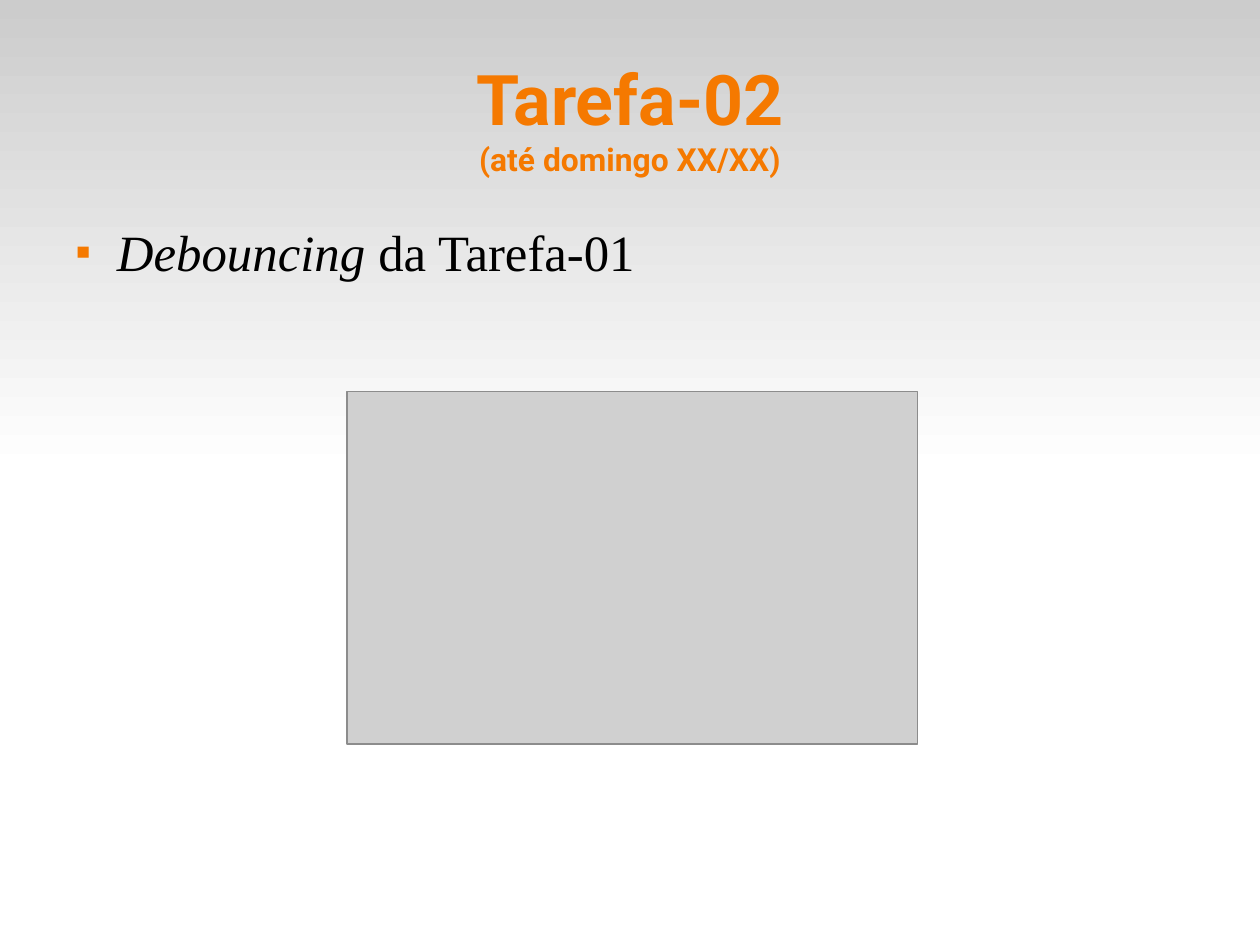
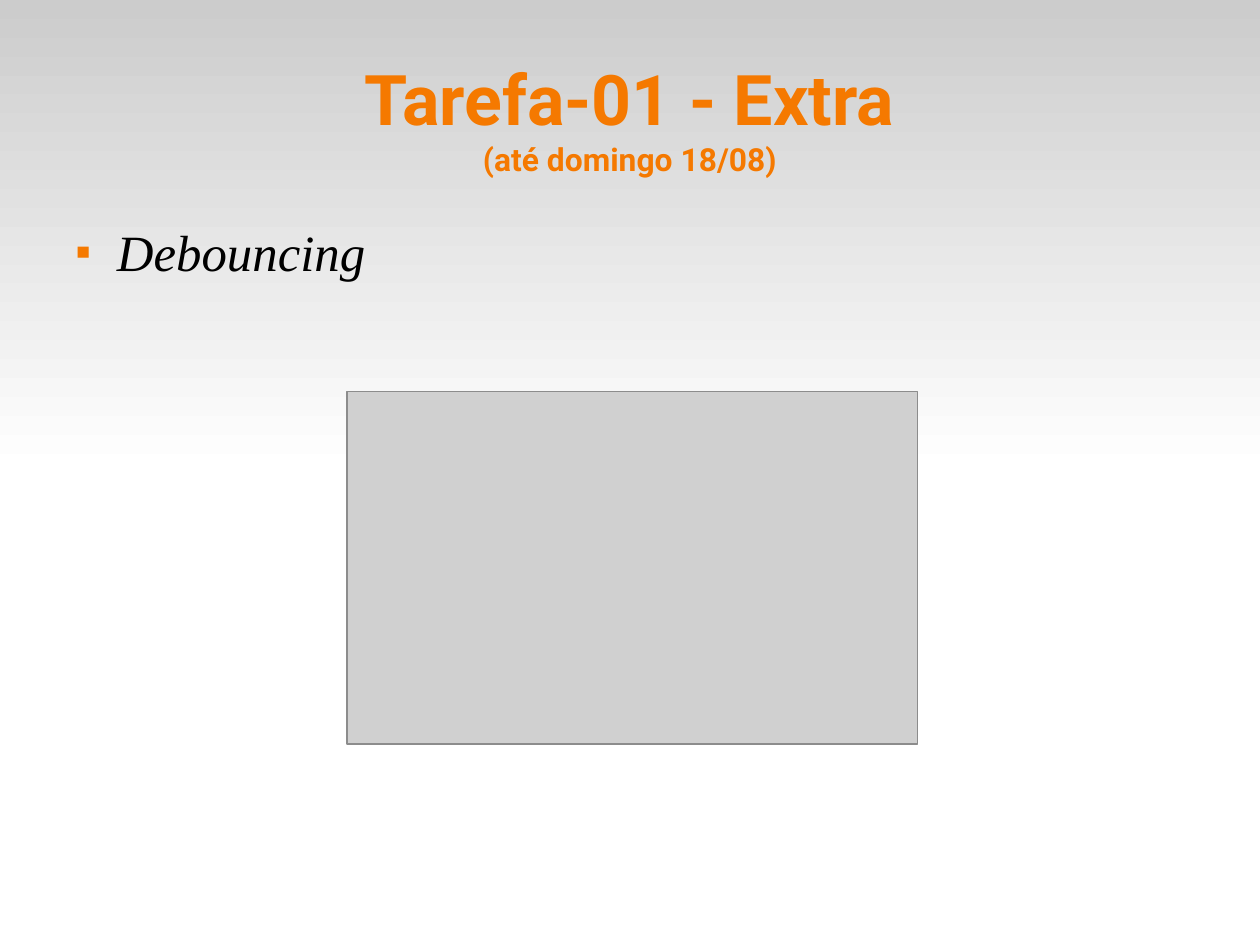
Before and after one commit to fsantanna-uerj/SE, a slide deck: slide 11 of Slides/se-00-intro.odp. Drawn at 1260x945 pixels with LibreOffice and Linux fonts; fonts in the diff are those of the drawing; grey boxes stand for pictures. Boxes give left, top, right and bottom in pixels: in the first picture for what was removed or moved away, otherwise in the second. Text is boxed around its words. In the diff, an @@ line names an element or a change of style, - is before the commit and + after.

```diff
--- a/Slides/se-00-intro.odp
+++ b/Slides/se-00-intro.odp
@@ title at bbox=[365, 72, 894, 178]: text changed @@
-Tarefa-02
-(até domingo XX/XX)
+Tarefa-01 - Extra
+(até domingo 18/08)
@@ text at bbox=[117, 235, 365, 282]: text changed; italic on @@
-■ Debouncing da Tarefa-01
+■ Debouncing
```
Also in this commit, not shown: 4 other slides changed, 1 slide removed, 4 other files.
